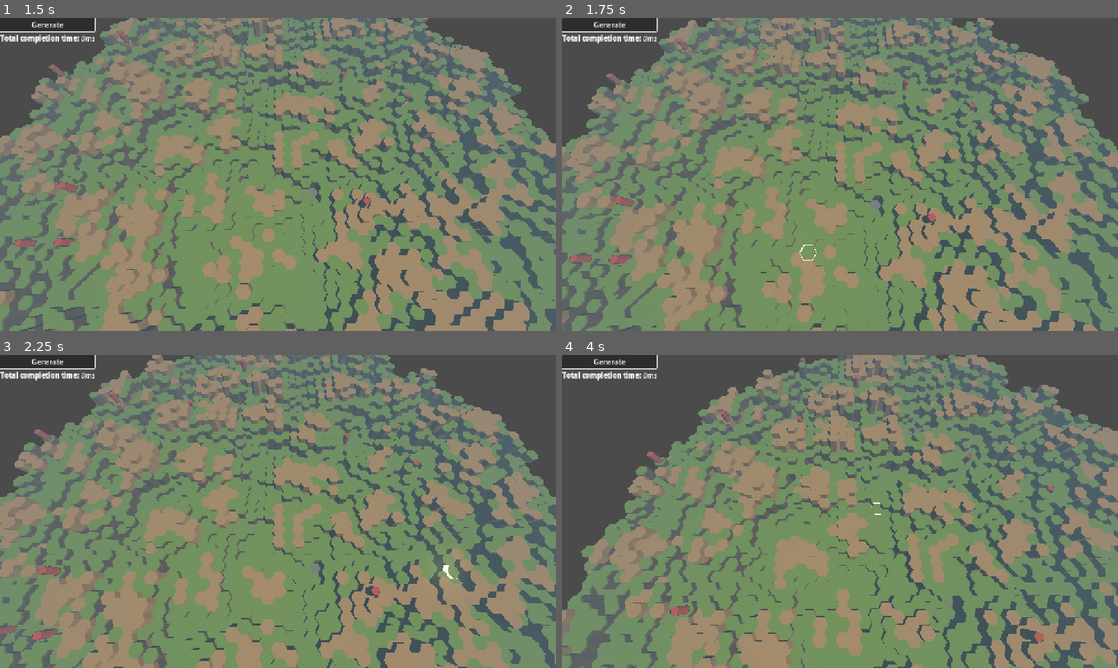
Above: before the commit, frames 1-4 (two rows, left to right).
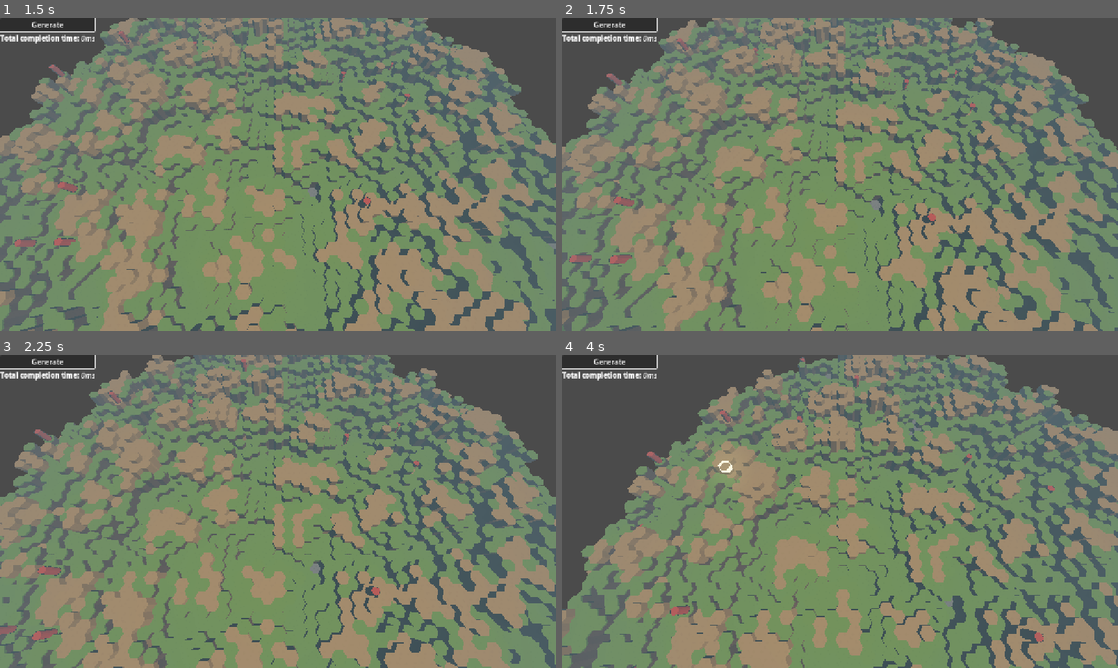
Above: after the commit, the same moments.

Repository: nornaro/VoxelsBeta
Game: Godot game, scene res://scenes/loading_scene.tscn
Two runs of this game, one before a commit and one after it. Both use one fixed random seed, a clock stepped at 60 frames per second and the inputs below.
Inputs (mouse positions are in pixels of both pictures, inside the frame that each line leads up to):
- Up to frame 1 (1.5 s): click "Generate" at 0.5 s; tap Enter at 1.25 s; move the mouse to (250, 237) at 1.27 s; hold W (MoveForward) from 1.28 s (still down); tap 2 (Build) at 1.35 s
- Up to frame 2 (1.75 s): keep holding W (MoveForward); click (812, 237) at 1.55 s
- Up to frame 3 (2.25 s): keep holding W (MoveForward); move the mouse to (444, 558) at 2.02 s; click (444, 558) at 2.1 s
- Up to frame 4 (4 s): tap 1 (Select) at 2.3, 2.85 s; move the mouse to (673, 464) at 2.77 s; release W (MoveForward) at 2.78 s; hold A (MoveLeft) from 2.78 s (still down); click (673, 464) at 2.92 s; tap 2 (Build) at 3.05, 3.6 s; move the mouse to (867, 511) at 3.52 s; click (867, 511) at 3.8 s

Frame 1 is identical in both runs. In frame 2, less than 0.1% of the frame differs, in the area x 42-46%, y 72-78%; in frame 3, less than 0.1%; in frame 4, less than 0.1%, in the area x 28-58%, y 33-52%.
Error after the commit: Invalid assignment of property or key 'texture' with value of type 'CompressedTexture2D' on a base object of type 'Nil'. (res://scripts/interaction.gd:34)

Commit message:
build and select interaction

Diff:
--- a/scripts/interaction.gd
+++ b/scripts/interaction.gd
@@ -1,9 +1,15 @@
 extends Node3D
 
+enum mode {SELECT, BUILD}
+var interact_mode : mode = mode.SELECT
 @export var voxel_cursor_scene : PackedScene
 @export var unit_cursor_scene : PackedScene
 @export var main_camera : Camera3D
 @export var p_finder : Pathfinder
+@export var selection_indicator : TextureRect
+const BUILDSPRITE = preload("uid://cgpb4pbfvd0q3")
+const SELECTSPRITE = preload("uid://cctpnojcm20kn")
+
 var selected_voxel : Node3D
 var selected_unit : Unit
 var unit_moves : Array[Voxel]
@@ -25,10 +31,21 @@
 	var scalar = WorldMap.world_settings.voxel_size
 	voxel_cursor.scale_object_local(Vector3(scalar, 1.0, scalar))
 	deselect()
+	selection_indicator.texture = SELECTSPRITE
 	initialized = true
 
 
 func _input(event: InputEvent) -> void:
+	#mode select
+	if event is InputEventKey:
+		if event.is_action("Build"):
+			interact_mode = mode.BUILD
+			selection_indicator.texture = BUILDSPRITE
+		elif event.is_action("Select"):
+			interact_mode = mode.SELECT
+			selection_indicator.texture = SELECTSPRITE
+
+	# Setup raycast
 	if event is InputEventMouseButton and event.is_pressed():
 		var mouse_pos = get_viewport().get_mouse_position()
 		var origin = main_camera.project_ray_origin(mouse_pos)
@@ -37,8 +54,13 @@
 		var hit_object = raycast_at_mouse(origin, end) #returns the collider
 		if not hit_object:
 			return
+
+		#Click event
 		if Input.is_action_just_pressed("Click"):
-			attempt_select(hit_object)
+			if interact_mode == mode.SELECT:
+				attempt_select(hit_object)
+			elif interact_mode == mode.BUILD:
+				attempt_build(hit_object)
 		elif Input.is_action_just_pressed("RightClick"):
 			attempt_move_unit(hit_object)
 
@@ -52,6 +74,15 @@
 		else:
 			deselect()
 			return null
+
+
+func attempt_build(hit_object):
+	if hit_object.is_in_group("voxels"):
+		build_voxel(hit_object)
+
+
+func build_voxel(hit_object):
+	print(hit_object)
 
 
 func deselect():
